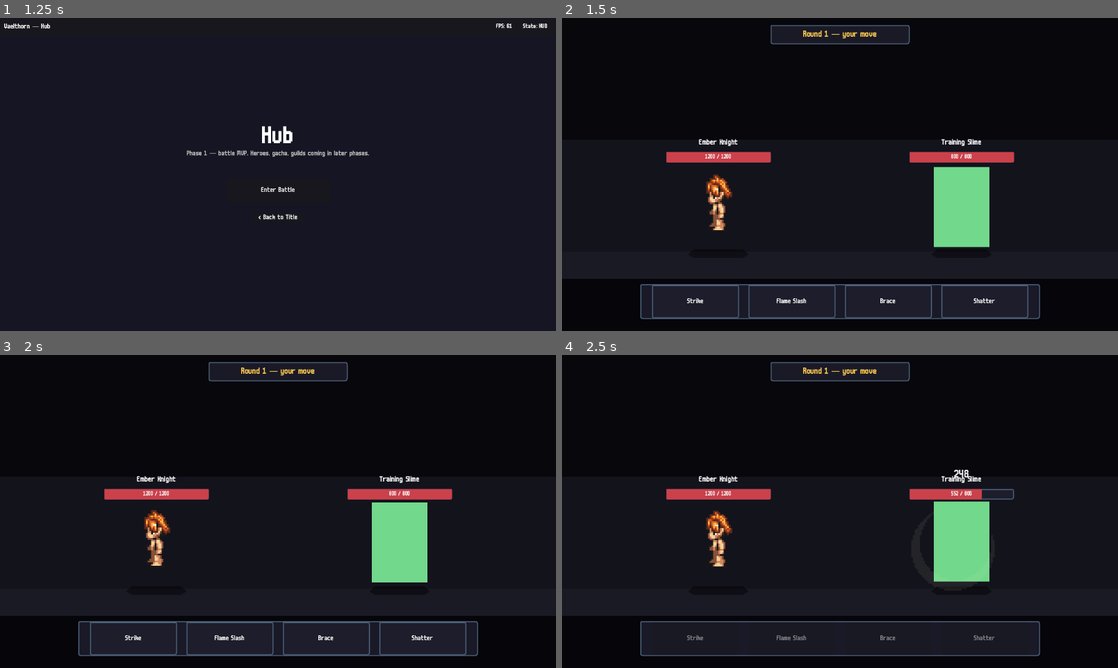
Above: before the commit, frames 1-4 (two rows, left to right).
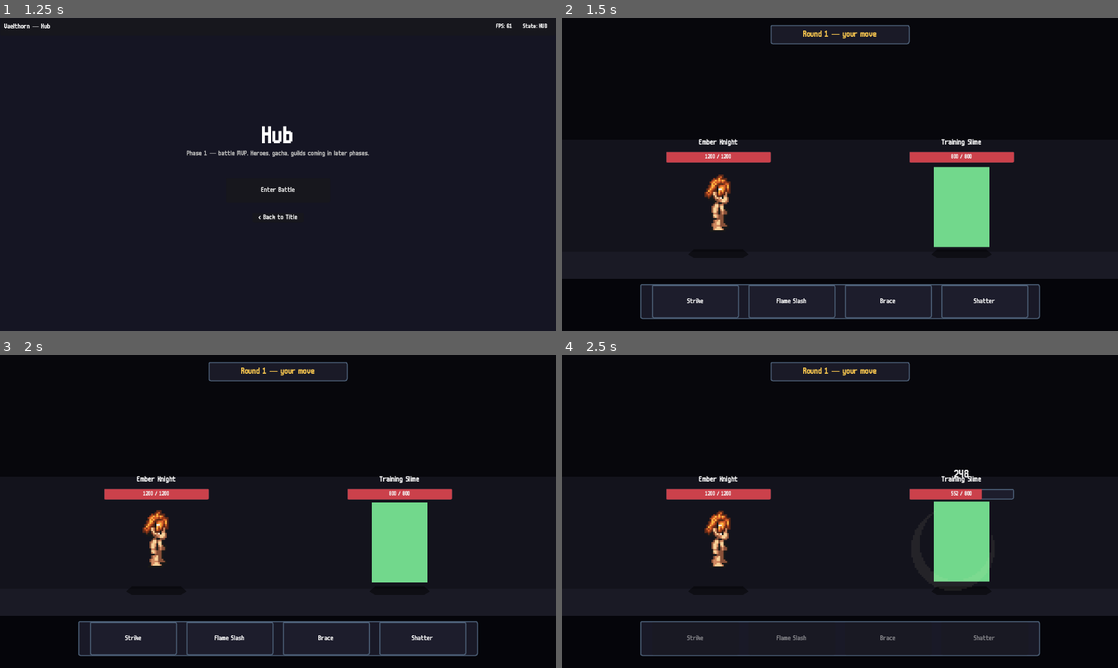
Above: after the commit, the same moments.

Repository: joppe2001/Vaelthorn
Game: Godot game, scene res://scenes/title/title.tscn
Same seed, same stepped clock (60 frames per second), same inputs: the game is played once before the commit and once after it.
Inputs:
- Up to frame 1 (1.25 s): tap Enter at 0.5 s
- Up to frame 2 (1.5 s): click "Enter Battle" at 1.25 s
- Up to frame 3 (2 s): no input
- Up to frame 4 (2.5 s): click "Strike" at 2 s

Frame 1 is identical in both runs. In frame 2, 0.5% of the frame differs, in the area x 25-31%, y 50-68%; in frame 3, 0.5%; in frame 4, 0.5%.

Commit message:
fix: Ember Knight idle was facing LEFT, swap to RIGHT row
Mana Seed p1's idle column-1 layout is:
  y=0   DOWN (front, face camera)
  y=64  UP   (back, away from camera)
  y=128 RIGHT
  y=192 LEFT

I had region pointed at y=192 (LEFT) thinking it was RIGHT-facing —
swapped my analysis somewhere. With the player on the left side of the
battle, the hero was looking away from the slime, which at 4x render
size reads as 'facing away'.

ember_knight_idle.tres region now: Rect2(0, 128, 64, 64).

Diff:
--- a/data/spriteframes/ember_knight_idle.tres
+++ b/data/spriteframes/ember_knight_idle.tres
@@ -4,7 +4,7 @@
 
 [sub_resource type="AtlasTexture" id="AtlasTexture_idle_right_0"]
 atlas = ExtResource("1_tex")
-region = Rect2(0, 192, 64, 64)
+region = Rect2(0, 128, 64, 64)
 
 [resource]
 animations = [{
